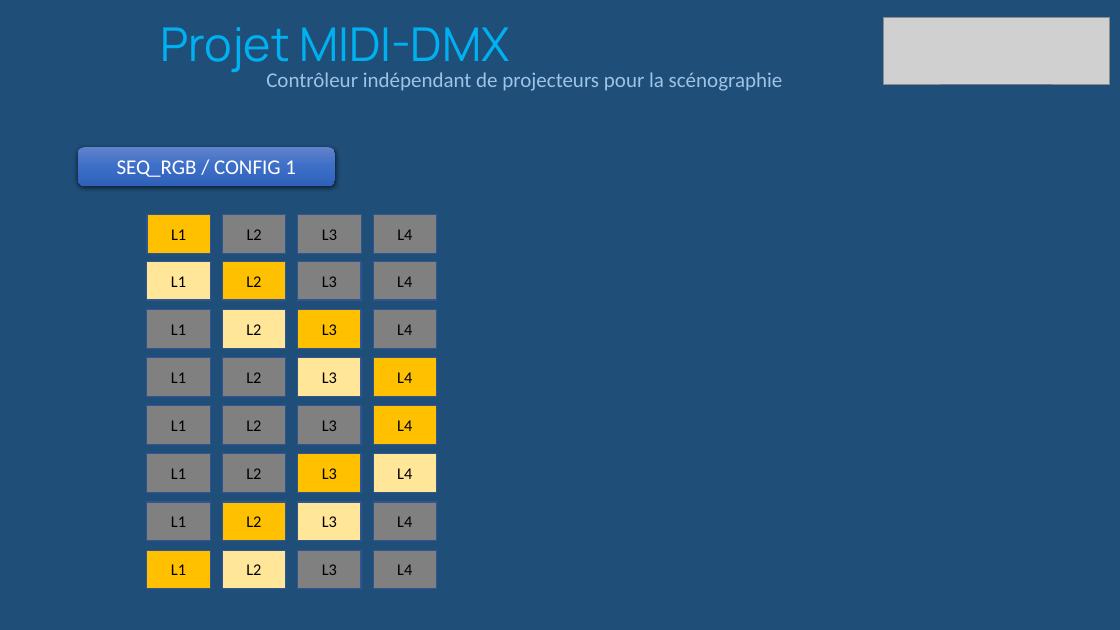
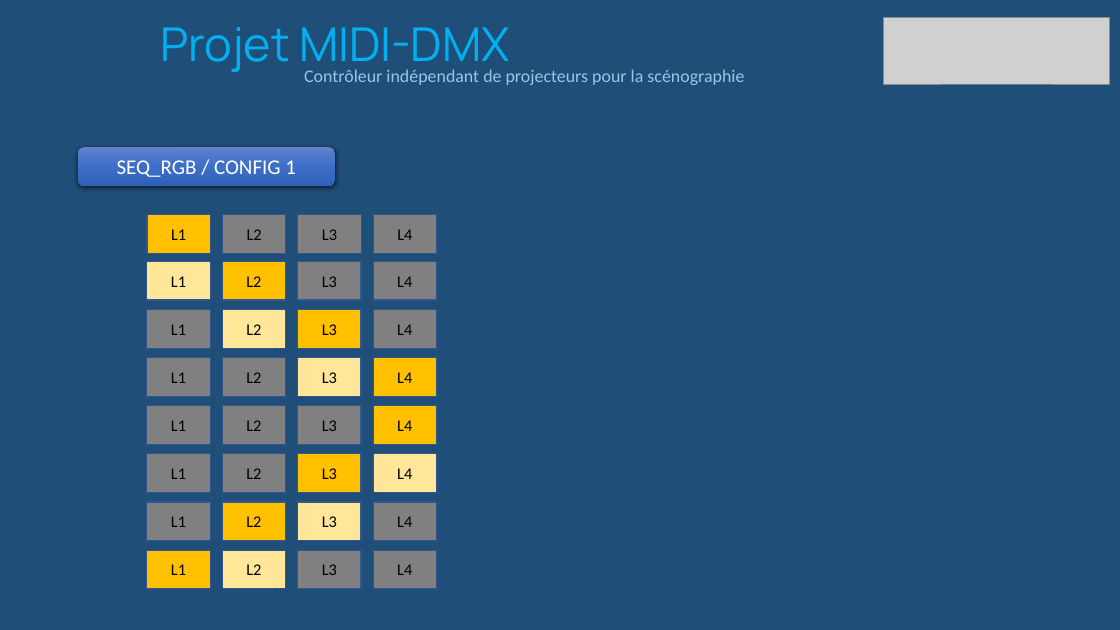
Before and after one commit to jvillemejane/MBED_Studio_Projects, a slide deck: slide 8 of Villou_MIDI_TO_DMX_vAnniv/doc/Description.pptx. Drawn at 1120x630 pixels with LibreOffice and Linux fonts; fonts in the diff are those of the drawing; grey boxes stand for pictures. Boxes give left, top, right and bottom in pixels: in the first picture for what was removed or moved away, otherwise in the second. Text is boxed around its words. In the diff, an @@ line names an element or a change of style, - is before the commit and + after.

Commit message:
Update MIDI2DMX Anniv version

```diff
--- a/Villou_MIDI_TO_DMX_vAnniv/doc/Description.pptx
+++ b/Villou_MIDI_TO_DMX_vAnniv/doc/Description.pptx
@@ subtitle "Contrôleur indépendant de projecteurs pour ..." at bbox=[304, 69, 744, 85]: size 18 to 15.3 pt; line spacing 0.9 to 0.8 @@
```
Also in this commit, not shown: 6 other slides changed, 7 other files.
